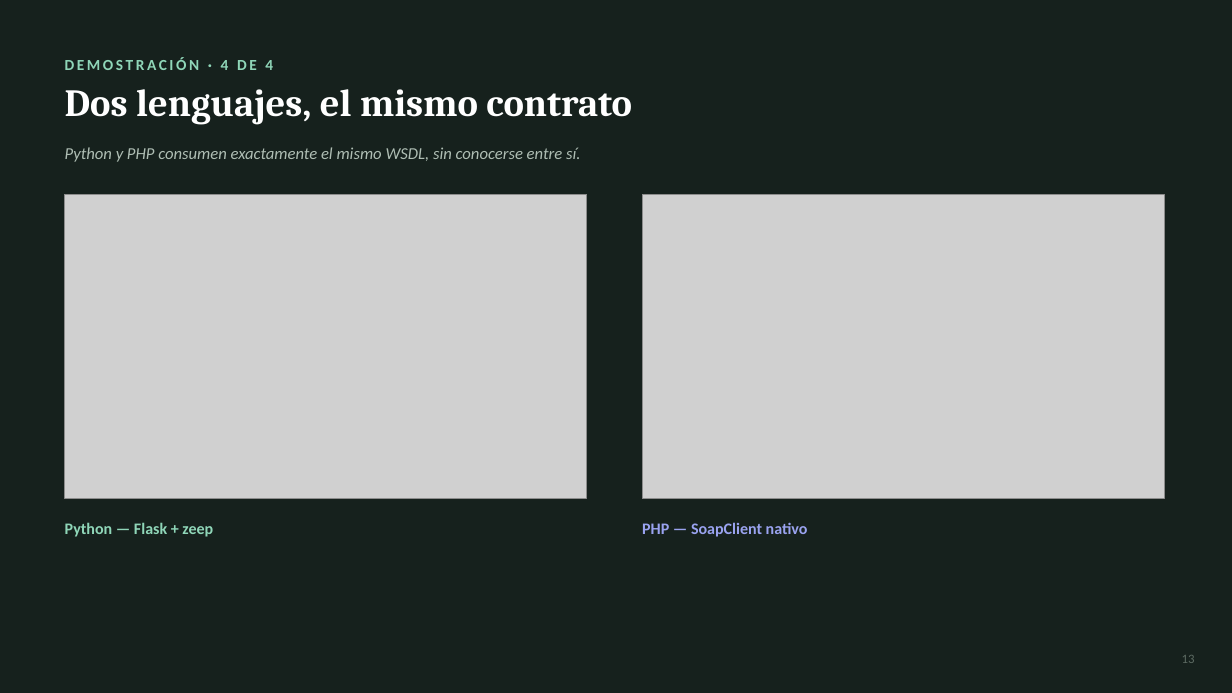
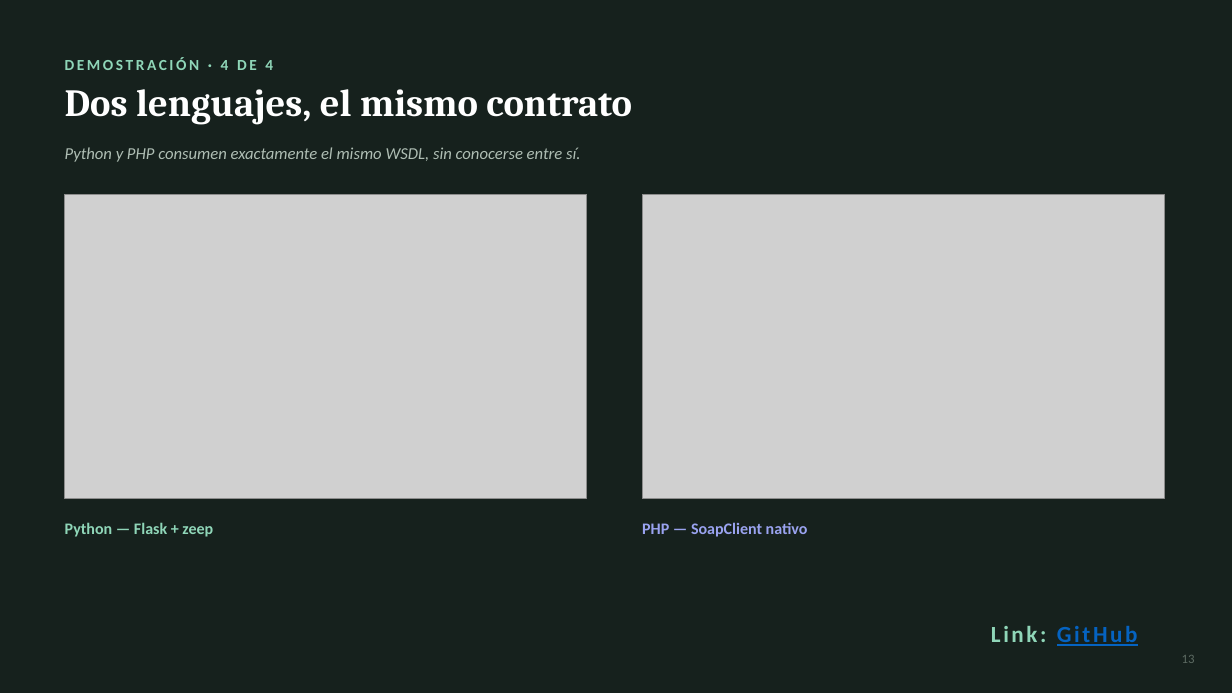
Before and after one commit to melperso21-2025/proyecto-soap-productos, a slide deck: slide 13 of informe/presentacion_soap.pptx. Drawn at 1232x693 pixels with LibreOffice and Linux fonts; fonts in the diff are those of the drawing; grey boxes stand for pictures. Boxes give left, top, right and bottom in pixels: in the first picture for what was removed or moved away, otherwise in the second. Text is boxed around its words. In the diff, an @@ line names an element or a change of style, - is before the commit and + after.

```diff
--- a/informe/presentacion_soap.pptx
+++ b/informe/presentacion_soap.pptx
@@ text added at (x1=991, y1=626, x2=1138, y2=646), 18 pt, text #0563C1, bold, underline @@
+Link: GitHub
```
Also in this commit, not shown: 14 other slides changed, 2 other files.
